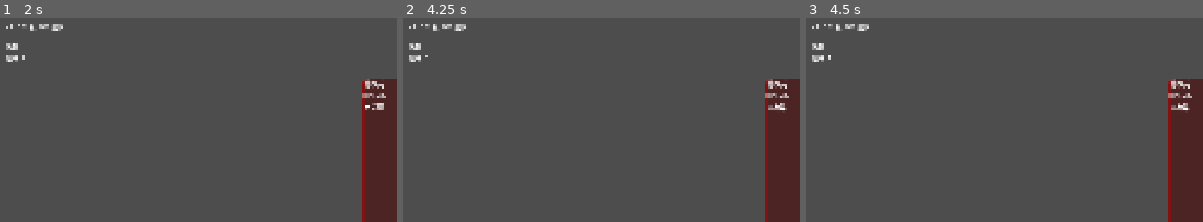
Above: before the commit, frames 1-3 (left to right).
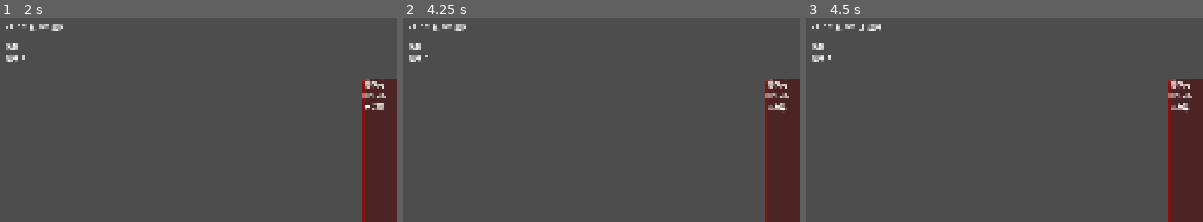
Above: after the commit, the same moments.

Repository: adam2046/three-kingdoms-deckbuilder
Game: Godot game, scene res://scenes/main.tscn
Two runs of this game, one before a commit and one after it. Both use one fixed random seed, a clock stepped at 60 frames per second and the inputs below.
Inputs (mouse positions are % of the whole screen's width and height, from its top left):
- Up to frame 1 (2 s): click "結束回合" at 0.5 s; click "結束回合" at 1.25 s
- Up to frame 2 (4.25 s): click "結束回合" at 2 s; tap Enter at 2.75 s; move the mouse to (40, 89) at 2.77 s; click (40, 89) at 2.92 s; tap Space at 3.5 s; move the mouse to (47, 89) at 3.52 s; click (47, 89) at 3.67 s
- Up to frame 3 (4.5 s): tap Enter at 4.25 s; move the mouse to (53, 89) at 4.27 s; click (53, 89) at 4.42 s
The pictures show only the part of the screen within x 0-50%, y 0-50%; the shares and areas given below are measured in that part.

Frames 1-2 are identical in both runs. In frame 3, 0.2% of the frame differs, in the area x 12-19%, y 2-7%.

Commit message:
feat: Wine card implemented (酒)
- Wine boosts next Slash damage +1
- Wine can self-rescue when HP <= 0 (heal to 1)
- Wine buff resets at end of turn
- UI shows  wine indicator when active

Diff:
--- a/scripts/battle/battle_manager.gd
+++ b/scripts/battle/battle_manager.gd
@@ -25,6 +25,7 @@
 var player_max_hp: int
 var energy: int = 1          # "殺" limit per turn
 var energy_used: int = 0
+var wine_active: bool = false   # Next 殺 deals +1 damage
 var hand_size_limit: int     # = player_hp normally
 var attack_limit_reached: bool = false  # for 呂布 無雙
 
@@ -186,6 +187,7 @@
     ## Trigger end-of-turn effects (e.g. 閉月 draws 1 card).
     # TODO: Apply hero-specific end-phase effects
     energy_used = 0
+    wine_active = false
     attack_limit_reached = false
     hand_size_limit = player_hp  # Reset (may be modified by 克己)
 
@@ -229,18 +231,26 @@
                 CardData.SubType.SLASH:
                     if energy_used >= energy:
                         return false  # "殺" limit reached (unless 張飛 咆哮)
-                    # Deal damage to target
+                    # Deal damage to target (with wine bonus)
+                    var dmg := card.damage
+                    if wine_active:
+                        dmg += 1
+                        wine_active = false
                     if target and target is EnemyData:
-                        target.take_damage(card.damage)
-                        print("Dealt %d damage to %s (HP: %d/%d)" % [card.damage, target.name_zh, target.current_hp, target.max_hp])
+                        target.take_damage(dmg)
+                        print("Dealt %d damage to %s (HP: %d/%d)" % [dmg, target.name_zh, target.current_hp, target.max_hp])
                     energy_used += 1
                 CardData.SubType.DODGE:
                     pass  # Played in response, not proactively
                 CardData.SubType.PEACH:
                     player_hp = min(player_hp + card.heal, player_max_hp)
                 CardData.SubType.WINE:
-                    # Next 殺 this turn deals +1 damage; or self-rescue at 0 HP
-                    pass
+                    if player_hp <= 0:
+                        # Self-rescue when dying
+                        player_hp = 1
+                    else:
+                        # Boost next 殺
+                        wine_active = true
         CardData.CardType.STRATEGY:
             _resolve_strategy(card, target)
         CardData.CardType.EQUIPMENT:
--- a/scripts/battle/battle_scene.gd
+++ b/scripts/battle/battle_scene.gd
@@ -155,6 +155,8 @@
 func _refresh_stats() -> void:
     hp_label.text = "HP: %d/%d" % [battle_manager.player_hp, battle_manager.player_max_hp]
     energy_label.text = "殺: %d/%d" % [battle_manager.energy_used, battle_manager.energy]
+    if battle_manager.wine_active:
+        energy_label.text += "  🍶"
     deck_label.text = "牌庫: %d" % battle_manager.deck.size()
     discard_label.text = "棄牌: %d" % battle_manager.discard_pile.size()
 
